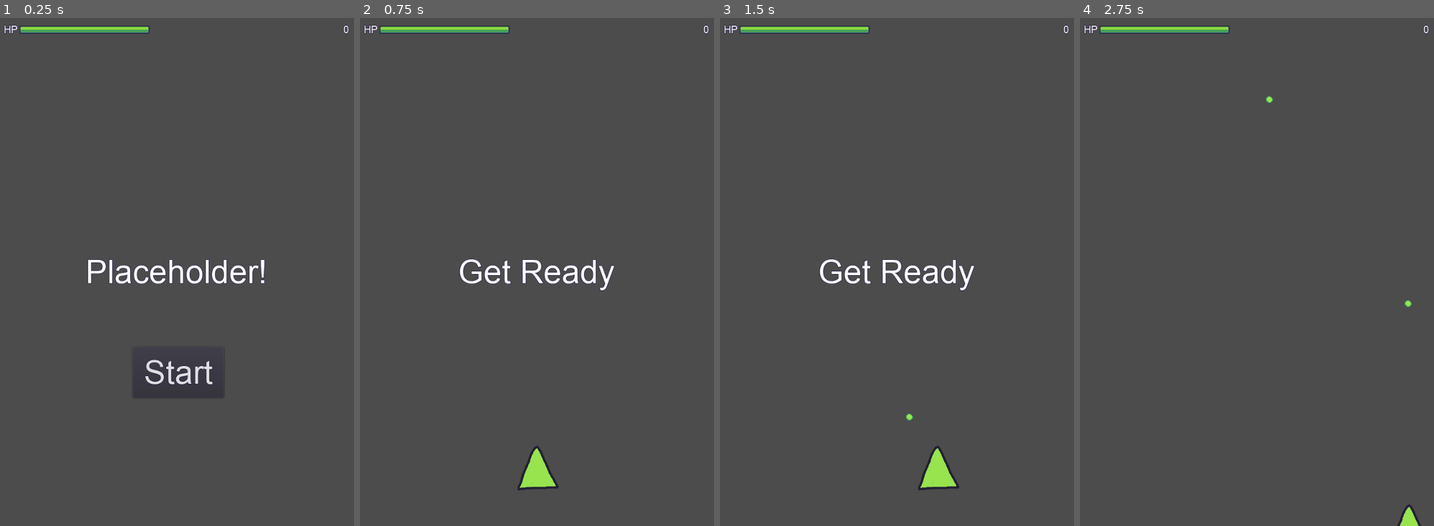
Above: before the commit, frames 1-4 (left to right).
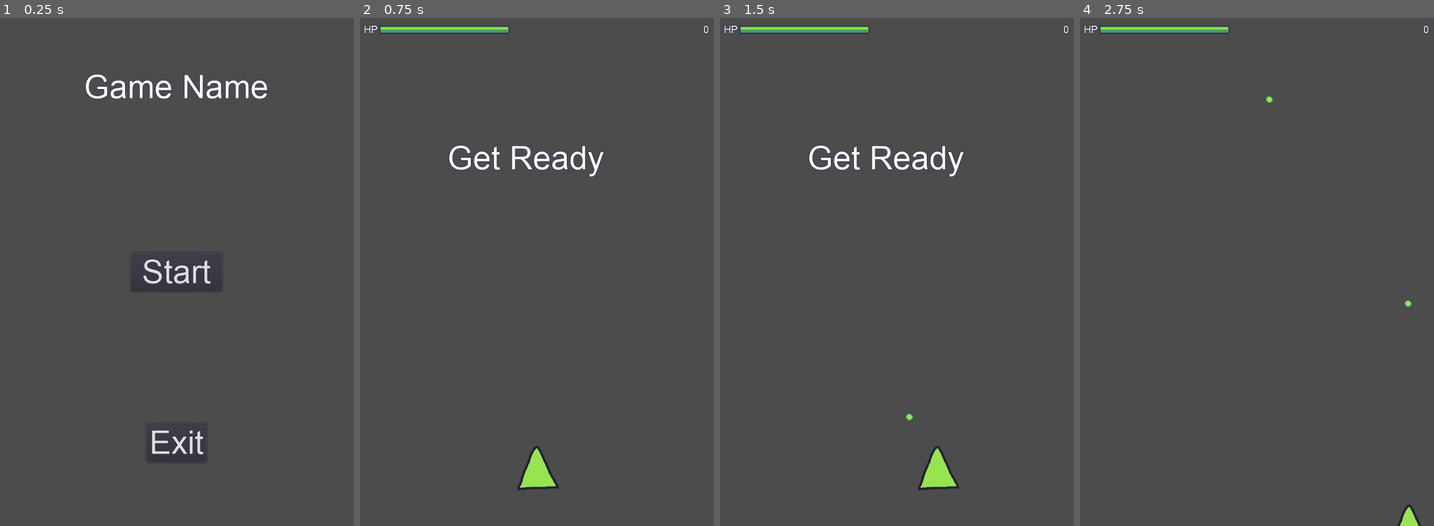
Above: after the commit, the same moments.

Repository: limelier/college-game-design-project
Game: Godot game, scene res://scenes/Menu.tscn
The game is run twice, just before and just after one commit, with the same random seed, the same clock (stepped at 60 frames per second) and the same inputs. Before the commit the project starts from res://scenes/Main.tscn.
Inputs:
- Up to frame 1 (0.25 s): no input
- Up to frame 2 (0.75 s): click "Start" at 0.5 s
- Up to frame 3 (1.5 s): tap Enter at 1.25 s; hold Right (ui_right) from 1.28 s (still down); tap Z (fire) at 1.35 s
- Up to frame 4 (2.75 s): release Right (ui_right) at 2.03 s; hold Down (ui_down) from 2.03 s (still down); tap Z (fire) at 2.1 s

The runs differ from the first frame. In frame 1, 3.6% of the frame differs, in the area x 1-99%, y 1-88%; in frame 2, 1.6%; in frame 3, 1.6%; in frame 4, nothing differs.

Commit message:
added separeted menu

Diff:
--- a/godot-project/project.godot
+++ b/godot-project/project.godot
@@ -16,7 +16,7 @@
 [application]
 
 config/name="simple space shooter"
-run/main_scene="res://scenes/Main.tscn"
+run/main_scene="res://scenes/Menu.tscn"
 config/icon="res://resources/sprites/icon.png"
 
 [display]
--- a/godot-project/scenes/HUD.tscn
+++ b/godot-project/scenes/HUD.tscn
@@ -78,30 +78,31 @@
 text = "100000"
 
 [node name="Message" type="Label" parent="."]
+anchor_left = 0.5
 anchor_top = 0.5
-anchor_right = 1.0
+anchor_right = 0.5
 anchor_bottom = 0.5
-margin_top = -36.0
-margin_bottom = 36.0
+margin_left = -175.0
+margin_top = -260.0
+margin_right = 175.0
+margin_bottom = -188.0
 custom_fonts/font = SubResource( 1 )
-text = "Placeholder!"
-align = 1
-autowrap = true
+text = "Game Over!"
 __meta__ = {
 "_edit_use_anchors_": false
 }
 
-[node name="StartButton" type="Button" parent="."]
+[node name="ExitButton" type="Button" parent="."]
 anchor_left = 0.5
-anchor_top = 1.0
+anchor_top = 0.5
 anchor_right = 0.5
-anchor_bottom = 1.0
-margin_left = -86.0
-margin_top = -352.0
-margin_right = 94.0
-margin_bottom = -252.0
+anchor_bottom = 0.5
+margin_left = -59.5
+margin_top = 58.0
+margin_right = 59.5
+margin_bottom = 136.0
 custom_fonts/font = SubResource( 2 )
-text = "Start"
+text = "Exit"
 __meta__ = {
 "_edit_use_anchors_": false
 }
@@ -109,5 +110,5 @@
 [node name="MessageTimer" type="Timer" parent="."]
 wait_time = 2.0
 one_shot = true
-[connection signal="pressed" from="StartButton" to="." method="_on_StartButton_pressed"]
+[connection signal="pressed" from="ExitButton" to="." method="_on_ExitButton_pressed"]
 [connection signal="timeout" from="MessageTimer" to="." method="_on_MessageTimer_timeout"]
--- /dev/null
+++ b/godot-project/scenes/Menu.gd
@@ -0,0 +1,26 @@
+extends CanvasLayer
+signal start_game
+
+# Declare member variables here. Examples:
+# var a = 2
+# var b = "text"
+
+
+# Called when the node enters the scene tree for the first time.
+func _ready():
+	pass # Replace with function body.
+
+
+# Called every frame. 'delta' is the elapsed time since the previous frame.
+#func _process(delta):
+#	pass
+
+
+func _on_StartButton_pressed():
+	$StartButton.hide()
+	emit_signal('start_game')
+	get_tree().change_scene("res://scenes/Main.tscn")
+
+
+func _on_Exit_pressed():
+	get_tree().quit()
--- /dev/null
+++ b/godot-project/scenes/Menu.tscn
@@ -0,0 +1,70 @@
+[gd_scene load_steps=6 format=2]
+
+[ext_resource path="res://scenes/Menu.gd" type="Script" id=1]
+[ext_resource path="res://resources/arial.ttf" type="DynamicFontData" id=2]
+
+[sub_resource type="DynamicFont" id=1]
+size = 64
+outline_size = 1
+outline_color = Color( 0.133333, 0.113725, 0.266667, 1 )
+font_data = ExtResource( 2 )
+
+[sub_resource type="DynamicFont" id=2]
+size = 64
+outline_size = 1
+outline_color = Color( 0.133333, 0.113725, 0.266667, 1 )
+font_data = ExtResource( 2 )
+
+[sub_resource type="DynamicFont" id=3]
+size = 64
+outline_size = 1
+outline_color = Color( 0.133333, 0.113725, 0.266667, 1 )
+font_data = ExtResource( 2 )
+
+[node name="GUI" type="CanvasLayer"]
+script = ExtResource( 1 )
+
+[node name="StartButton" type="Button" parent="."]
+anchor_left = 0.5
+anchor_top = 0.5
+anchor_right = 0.5
+anchor_bottom = 0.5
+margin_left = -90.0
+margin_top = -39.0
+margin_right = 90.0
+margin_bottom = 39.0
+custom_fonts/font = SubResource( 1 )
+text = "Start"
+__meta__ = {
+"_edit_use_anchors_": false
+}
+
+[node name="Label" type="Label" parent="."]
+anchor_left = 0.5
+anchor_right = 0.5
+margin_left = -182.0
+margin_top = 100.0
+margin_right = 182.0
+margin_bottom = 72.0
+custom_fonts/font = SubResource( 2 )
+text = "Game Name"
+__meta__ = {
+"_edit_use_anchors_": false
+}
+
+[node name="Exit" type="Button" parent="."]
+anchor_left = 0.5
+anchor_top = 0.5
+anchor_right = 0.5
+anchor_bottom = 0.5
+margin_left = -59.5
+margin_top = 297.0
+margin_right = 59.5
+margin_bottom = 375.0
+custom_fonts/font = SubResource( 3 )
+text = "Exit"
+__meta__ = {
+"_edit_use_anchors_": false
+}
+[connection signal="pressed" from="StartButton" to="." method="_on_StartButton_pressed"]
+[connection signal="pressed" from="Exit" to="." method="_on_Exit_pressed"]
--- a/godot-project/scripts/HUD.gd
+++ b/godot-project/scripts/HUD.gd
@@ -6,6 +6,7 @@
 
 func _ready():
 	$Display/HBoxContainer/ScoreLabel.text = str(score)
+	$ExitButton.hide()
 
 func update_health(value):
 	$Display/HBoxContainer/HealthContainer/HealthBarCenterer/HealthBar.value = value
@@ -23,20 +24,18 @@
 	$MessageTimer.start()
 
 func show_game_over():
-	show_message('Game Over')
-	yield($MessageTimer, 'timeout')
+	#show_message('Game Over')
+	$Message.text = 'Game Over'
+	$Message.show()
+	# yield($MessageTimer, 'timeout')
+	# yield(get_tree().create_timer(1), 'timeout')
+	$ExitButton.show()
 
-	$Message.text = 'Placeholder!'
-	$Message.show()
 
-	yield(get_tree().create_timer(1), 'timeout')
-	$StartButton.show()
+
+func _on_ExitButton_pressed():
+	get_tree().change_scene("res://scenes/Menu.tscn")
 
 
 func _on_MessageTimer_timeout():
 	$Message.hide()
-
-
-func _on_StartButton_pressed():
-	$StartButton.hide()
-	emit_signal('start_game')
--- a/godot-project/scripts/Main.gd
+++ b/godot-project/scripts/Main.gd
@@ -5,6 +5,7 @@
 
 # Called when the node enters the scene tree for the first time.
 func _ready():
+	new_game()
 	randomize()
 
 
